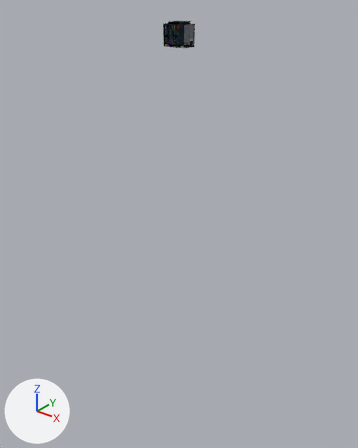
What one commit did to the glTF model computers/src/main/resources/assets/jsc/jsmodels/chain/display_line.glb.
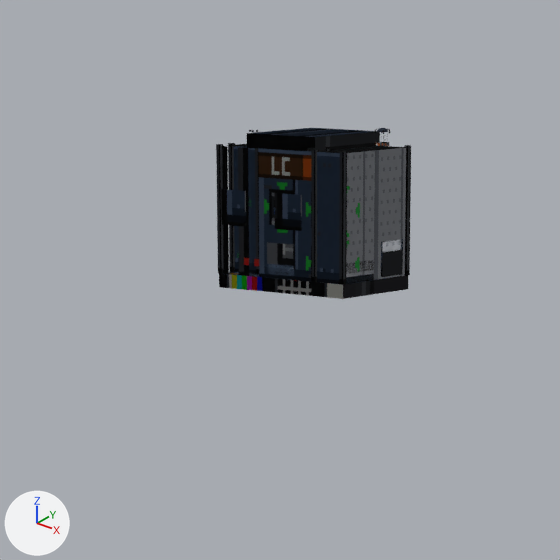
Each version appears first whole from a 50 mm camera at (37.7, -48.9, 5.7) aimed at (-2.8, 1.7, -25.7), and next in a close-up on the part from 36% to 61% of the width and 0% to 20% of the height. The lights are fixed; the arrows at lower left show +X, +Y and +Z. The last two pictures show the newer version. Where no turn or scale is listed for an object, it has been applied to the vertices. Vertices at exactly the same position are counted once.

In view in the first close-up: 'body_glow', 'mode_crt_body', 'mode_lcd_body'.
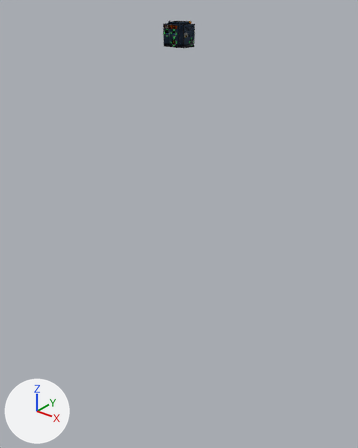
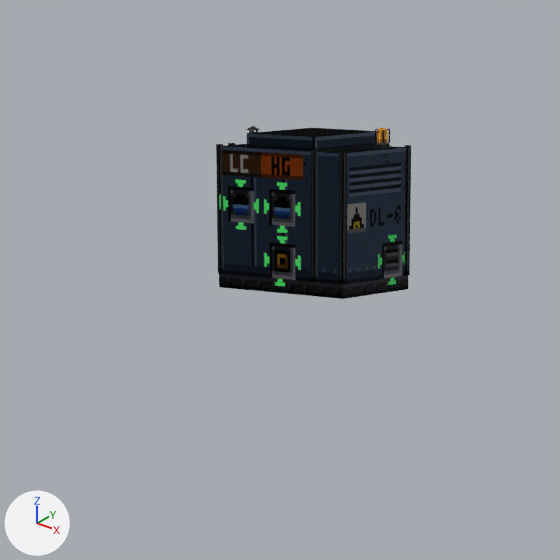
Location of each change, (x1, y1, x2, y2) in pixels of the close-ups (560 x 560 px):
'mode_crt_body', reshaped: before (221, 130, 302, 274); after (216, 126, 411, 299)
'body_glow', reshaped: before (377, 128, 388, 132); after (219, 128, 405, 286)
part 1 of me_body_glow, added: after (219, 179, 405, 286)
part 2 of me_body_glow, surface changed: before (377, 128, 388, 132); after (377, 128, 388, 143)
part 3 of me_mode_crt_body, deleted: before (267, 242, 294, 266)
part 4 of me_mode_crt_body, deleted: before (275, 193, 302, 231)
part 5 of me_mode_crt_body, deleted: before (221, 189, 246, 226)
part 6 of me_mode_crt_body, surface changed: before (234, 130, 293, 274); after (217, 126, 408, 299)
part 7 of me_mode_lcd_body, deleted: before (381, 239, 403, 277)
part 8 of me_mode_lcd_body, surface changed: before (217, 128, 408, 299)

Diff of the bpy script that builds the scene:
```diff
--- a/computers/src/main/resources/assets/jsc/jsmodels/chain/display_line.glb.py
+++ b/computers/src/main/resources/assets/jsc/jsmodels/chain/display_line.glb.py
@@ me_body_glow @@
 # used by ob_body_glow; location = (-2.5, 0.5, -65.0)
-me_body_glow.from_pydata(...)  # 256 vertices, 192 faces; spans x 2.531..2.75, y -0.484..-0.266, z 66.588..66.838
+me_body_glow.from_pydata(...)  # 288 vertices, 208 faces; spans x -0.017..3.001, y -2.017..0.016, z 64.0..66.838
+# me_body_glow part 1: 32 vertices added at x -0.017..3.001, y -2.017..0.016, z 64.0..66.531
+# me_body_glow part 2: 192 kept faces spanning x 2.531..2.75, y -0.484..-0.266, z 66.588..66.838 get new texture (UV) coordinates
 me_body_glow.materials.append(mat_display_line)
@@ me_mode_crt_body @@
 # used by ob_mode_crt_body
-me_mode_crt_body.from_pydata(...)  # 1627 vertices, 1700 faces; spans x -0.02..3.02, y -2.02..0.03, z 64.0..66.84
+me_mode_crt_body.from_pydata(...)  # 1587 vertices, 1640 faces; spans x -0.02..3.02, y -2.02..0.03, z 64.0..66.84
+# me_mode_crt_body part 3: the loose piece of 8 vertices spanning x 1.19..1.81, y -2.0..-1.97, z 64.31..64.88 is deleted
+# me_mode_crt_body part 4: the loose piece of 8 vertices spanning x 1.38..2.0, y -2.0..-1.97, z 65.12..65.75 is deleted
+# me_mode_crt_body part 5: the loose piece of 8 vertices spanning x 0.03..0.66, y -2.0..-1.97, z 65.12..65.75 is deleted
+# me_mode_crt_body part 6: 1564 kept faces spanning x -0.02..3.02, y -2.02..0.03, z 64.0..66.84 get new texture (UV) coordinates
+# other edits to the shape of me_mode_crt_body do not show in these pictures
 me_mode_crt_body.materials.append(mat_display_line)
@@ me_mode_lcd_body @@
 # used by ob_mode_lcd_body
-me_mode_lcd_body.from_pydata(...)  # 1603 vertices, 1664 faces; spans x -0.02..3.02, y -2.02..0.03, z 64.0..66.84
+me_mode_lcd_body.from_pydata(...)  # 1563 vertices, 1604 faces; spans x -0.02..3.02, y -2.02..0.03, z 64.0..66.84
+# me_mode_lcd_body part 7: the loose piece of 8 vertices spanning x 2.97..3.0, y -0.81..-0.19, z 64.28..64.91 is deleted
+# me_mode_lcd_body part 8: 1528 kept faces spanning x -0.02..3.02, y -2.02..0.03, z 64.0..66.84 get new texture (UV) coordinates
+# other edits to the shape of me_mode_lcd_body do not show in these pictures
 me_mode_lcd_body.materials.append(mat_display_line)
```
